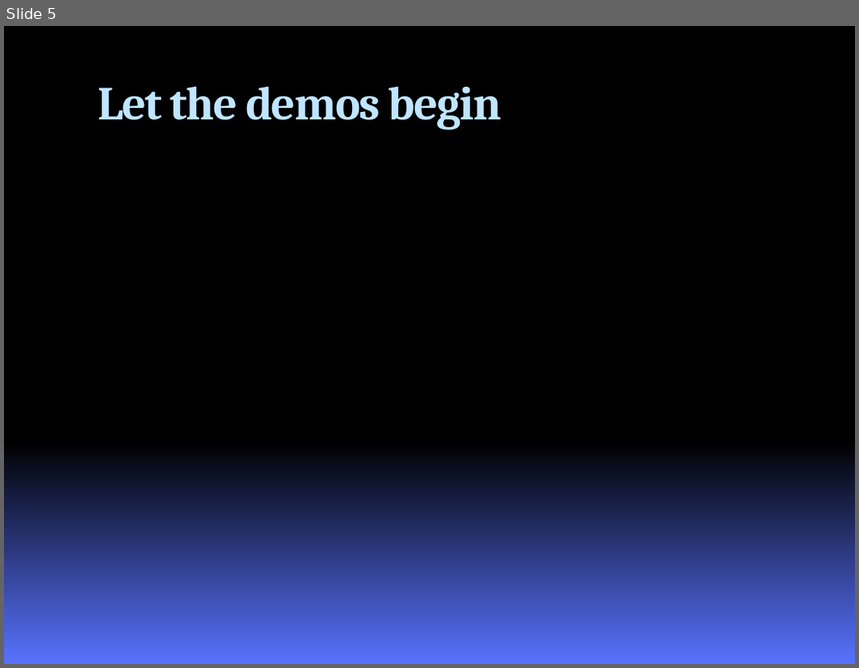
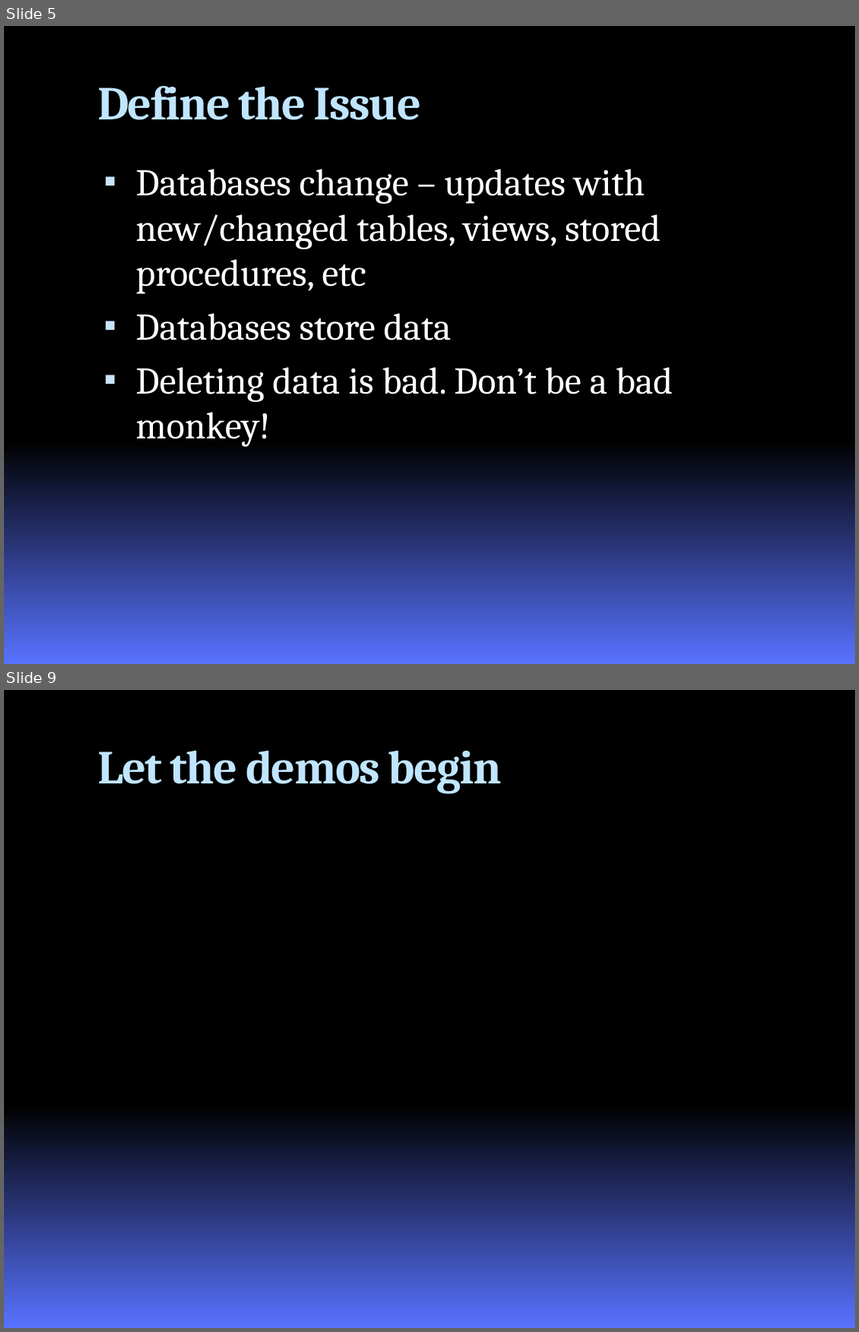
Before and after one commit to chucknorris/roundhouse, a slide deck: docs/RoundhousEPresentation.pptx. Shown one above the other, each under a label of ours: slide 5 before the commit, slides 5 and 9 after it; the slides between them are not shown. The pictures are 859x668 and 859x1332 pixels, drawn with LibreOffice and Linux fonts; fonts in the diff are those of the drawing; background and template pictures are left out. Boxes give left, top, right and bottom in pixels: in the first picture for what was removed or moved away, otherwise in the second. Text is boxed around its words. In the diff, an @@ line names an element or a change of style, - is before the commit and + after.

Commit message:
Scripts_run_table no longer has a version_id, but a version number and a repository path. This way you know where to look in your repository when a transactional migration fails. RH / redgate differencing is roughed in...yes folks, differencing. Connection should be initialized first before asking if database supports ddl transactions. Moving supports transactions to the SqlScripts. Adding a RunAllAnyTimeScripts switch to allow for always running the anytime scripts, regardless of changes (issue 42). redirecting the references for castle DefaultDatabase throws an error when following actions fail: delete_database_if_it_exists, insert_script_run, get_current_script_hash, get_version, insert_script_run_error updating samples for change from noninteractive to silent Oracle always uppercases it's user names. This way the database can be dropped when cased differently. (f.e when using a windows username as part of the database name) updating ilmerge post build items to point to the right computer and path updating presentations

```diff
--- a/docs/RoundhousEPresentation.pptx
+++ b/docs/RoundhousEPresentation.pptx
@@ slide 5 added at (4, 26, 855, 664), background gradient #000000 to #5972FF @@
@@ title added at (97, 86, 421, 120), 40 pt, text #C0E5FF, bold @@
+Define the Issue
@@ text added at (135, 169, 673, 447), 32 pt, text #FFFFFF @@
+▪ Databases change – updates with new/changed tables, views, stored procedures, etc
+▪ Databases store data
+▪ Deleting data is bad. Don’t be a bad monkey!
@@ what was slide 5 is now slide 9 @@
```
Also in this commit, not shown: 4 slides changed, 4 other slides added, 1 slide removed, 45 other files.
